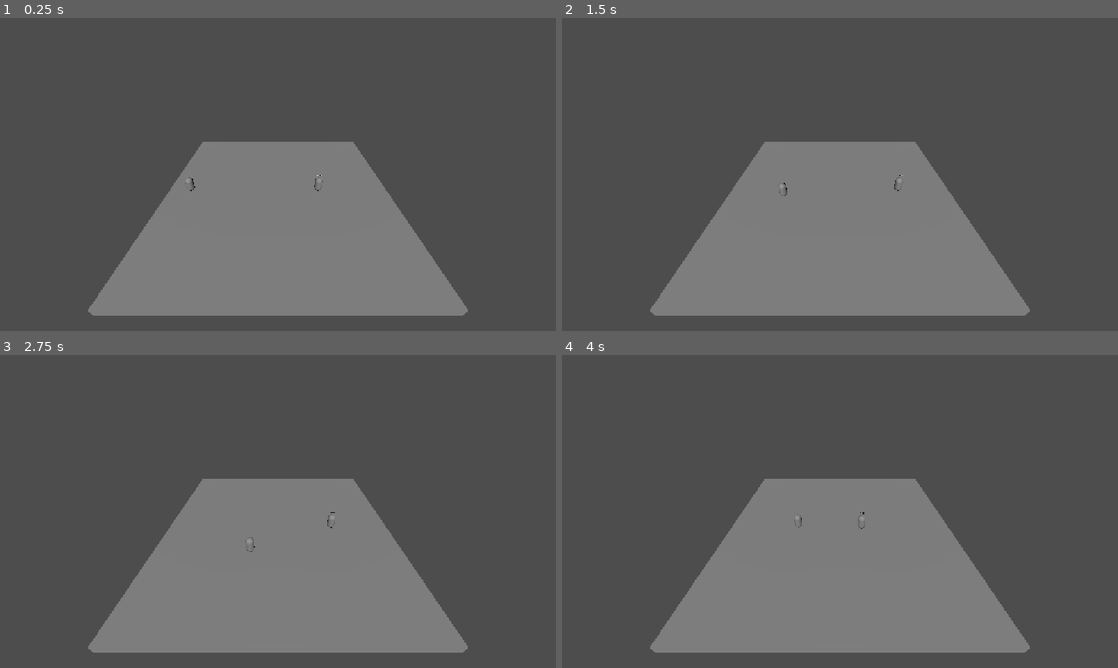
Above: before the commit, frames 1-4 (two rows, left to right).
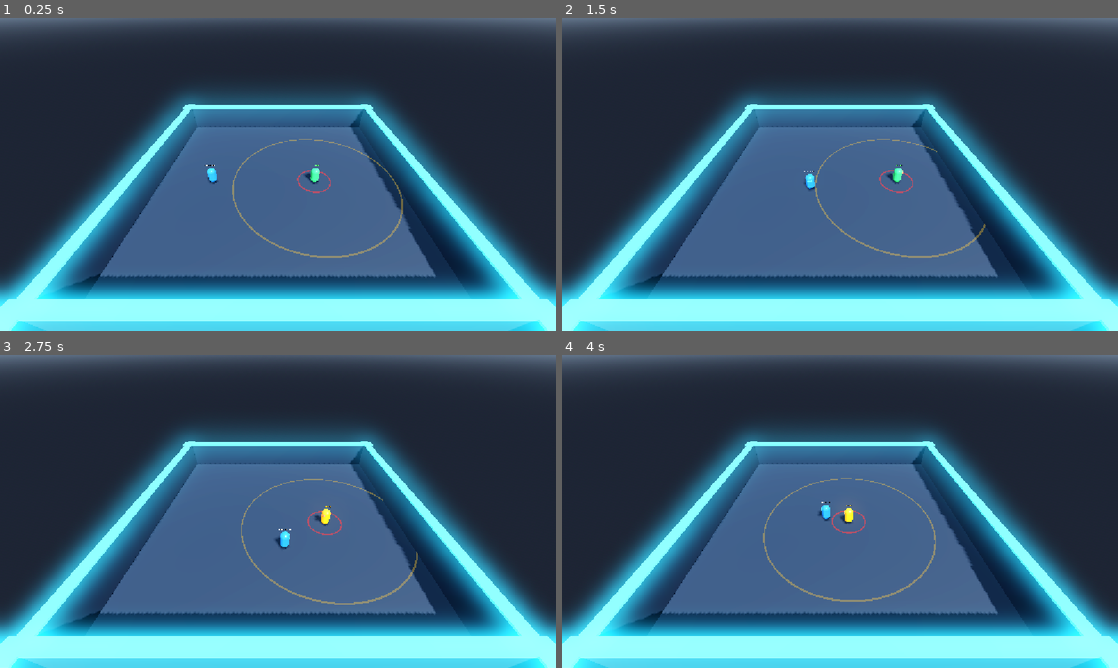
Above: after the commit, the same moments.

Repository: OnkarRJ7/EnemyAI_StateMachine
Game: Godot game, scene res://Scenes/main.tscn
Same seed, same stepped clock (60 frames per second), same inputs: the game is played once before the commit and once after it. Before the commit the project has no main scene; this scene is started directly in both runs.
Inputs:
- Up to frame 1 (0.25 s): no input
- Up to frame 2 (1.5 s): hold Right (ui_right) 0.53-1.28 s; hold Down (ui_down) from 1.28 s (still down)
- Up to frame 3 (2.75 s): release Down (ui_down) at 2.03 s; hold Right (ui_right) from 2.03 s (still down)
- Up to frame 4 (4 s): release Right (ui_right) at 2.78 s; hold Up (ui_up) 2.78-3.53 s; hold Left (ui_left) from 3.53 s (still down)

The runs differ from the first frame. In frame 1, 98% of the frame differs, in the area x 0-100%, y 0-100%; in frame 2, 98%; in frame 3, 98%; in frame 4, 97%.

Commit message:
Enhance 3D visuals, boundary walls, health system, and AI range indicators

Diff:
--- a/Scenes/enemy.gd
+++ b/Scenes/enemy.gd
@@ -15,11 +15,10 @@
 @export var detection_range: float = 10.0
 @export var attack_range: float = 2.0
 @export var attack_cooldown: float = 1.0
-# Extra distance the player must travel past a range before the enemy
-# gives up on it. Prevents rapid flip-flopping right at the boundary.
 @export var hysteresis: float = 1.0
 
 @onready var state_label: Label3D = $Label3D
+@onready var mesh_instance: MeshInstance3D = $MeshInstance3D
 
 var state: State = State.PATROL
 var player: Node3D = null
@@ -28,7 +27,12 @@
 var patrol_points: Array[Vector3] = []
 var patrol_index: int = 0
 
-var attack_timer: float = 0.0  # seconds until the next attack is allowed
+var attack_timer: float = 0.0
+var enemy_material: StandardMaterial3D = null
+
+# Visual range rings
+var detection_ring: MeshInstance3D = null
+var attack_ring: MeshInstance3D = null
 
 
 func _ready() -> void:
@@ -38,13 +42,15 @@
 	if attack_range >= detection_range:
 		push_warning("Enemy: attack_range should be smaller than detection_range.")
 
-	# Patrol route is defined relative to where the enemy is placed in the scene.
 	home_position = global_position
 	patrol_points = [
 		home_position + Vector3(patrol_distance, 0.0, 0.0),
 		home_position - Vector3(patrol_distance, 0.0, 0.0),
 	]
-	_update_label()
+
+	_setup_materials()
+	_create_range_rings()
+	_apply_state_visuals()
 
 
 func _physics_process(delta: float) -> void:
@@ -62,29 +68,24 @@
 	move_and_slide()
 
 
-# The only place where the state is changed.
 func change_state(new_state: State) -> void:
 	if new_state == state:
 		return
 	print("Enemy: %s -> %s" % [State.keys()[state], State.keys()[new_state]])
 	state = new_state
-	# Clear horizontal motion so no state inherits the previous state's velocity.
 	velocity.x = 0.0
 	velocity.z = 0.0
-	_update_label()
+	_apply_state_visuals()
 
 
 # ---------- States ----------
 
-func patrol_state(_delta: float) -> void:
-	# Transition: player came into detection range -> CHASE.
+func patrol_state(delta: float) -> void:
 	if _distance_to_player() <= detection_range:
 		change_state(State.CHASE)
 		return
 
 	var target: Vector3 = patrol_points[patrol_index]
-
-	# Compare on the ground plane only, so gravity and height never matter.
 	var to_target: Vector3 = target - global_position
 	to_target.y = 0.0
 
@@ -96,73 +97,187 @@
 
 	_move_along(to_target, patrol_speed)
 
-
-func chase_state(_delta: float) -> void:
-	# Player missing (null or freed): nothing to chase.
+	# Face movement direction smoothly
+	if velocity.length_squared() > 0.05:
+		var target_rot_y: float = atan2(-velocity.x, -velocity.z)
+		rotation.y = lerp_angle(rotation.y, target_rot_y, 10.0 * delta)
+
+
+func chase_state(delta: float) -> void:
 	if not is_instance_valid(player):
 		change_state(State.PATROL)
 		return
 
 	var distance: float = _distance_to_player()
 
-	# Transition: player escaped -> PATROL (with hysteresis margin).
 	if distance > detection_range + hysteresis:
 		change_state(State.PATROL)
 		return
 
-	# Transition: player is close enough -> ATTACK.
 	if distance <= attack_range:
 		change_state(State.ATTACK)
 		return
 
-	_move_along(_flat_vector_to_player(), chase_speed)
-
-
-func attack_state(_delta: float) -> void:
+	var to_player: Vector3 = _flat_vector_to_player()
+	_move_along(to_player, chase_speed)
+
+	# Smoothly face the player while chasing
+	if to_player.length_squared() > 0.05:
+		var target_rot_y: float = atan2(-to_player.x, -to_player.z)
+		rotation.y = lerp_angle(rotation.y, target_rot_y, 14.0 * delta)
+
+
+func attack_state(delta: float) -> void:
 	if not is_instance_valid(player):
 		change_state(State.PATROL)
 		return
 
-	# Stand still while attacking.
 	velocity.x = 0.0
 	velocity.z = 0.0
 
+	var to_player: Vector3 = _flat_vector_to_player()
+	if to_player.length_squared() > 0.05:
+		var target_rot_y: float = atan2(-to_player.x, -to_player.z)
+		rotation.y = lerp_angle(rotation.y, target_rot_y, 15.0 * delta)
+
 	var distance: float = _distance_to_player()
 
-	# Transition: player stepped out of attack range -> CHASE.
 	if distance > attack_range + hysteresis:
 		change_state(State.CHASE)
 		return
 
-	# Attack only when the cooldown has run out.
 	if attack_timer <= 0.0:
 		_perform_attack(distance)
 		attack_timer = attack_cooldown
 
 
-# ---------- Helpers ----------
+# ---------- Helpers & Visuals ----------
 
 func _perform_attack(distance: float) -> void:
-	# Placeholder for real damage, e.g. player.take_damage(...).
 	print("Enemy: ATTACK! (distance = %.2f)" % distance)
 
-
-# Vector from the enemy to the player with Y removed (ground plane only).
+	# 1. Squash & stretch attack lunge
+	if mesh_instance:
+		var lunge_tween: Tween = create_tween()
+		lunge_tween.tween_property(mesh_instance, "scale", Vector3(1.3, 0.7, 1.3), 0.08)
+		lunge_tween.tween_property(mesh_instance, "scale", Vector3(0.85, 1.25, 0.85), 0.12)
+		lunge_tween.tween_property(mesh_instance, "scale", Vector3.ONE, 0.1)
+
+	# 2. Expanding shockwave ring effect
+	_spawn_attack_pulse()
+
+	# 3. Deal damage to player
+	if is_instance_valid(player) and player.has_method("take_damage"):
+		player.take_damage(15)
+
+
+func _spawn_attack_pulse() -> void:
+	var pulse: MeshInstance3D = MeshInstance3D.new()
+	var torus: TorusMesh = TorusMesh.new()
+	torus.inner_radius = 0.2
+	torus.outer_radius = 0.4
+	pulse.mesh = torus
+	pulse.position = Vector3(0.0, -0.9, 0.0)
+
+	var mat: StandardMaterial3D = StandardMaterial3D.new()
+	mat.shading_mode = BaseMaterial3D.SHADING_MODE_UNSHADED
+	mat.transparency = BaseMaterial3D.TRANSPARENCY_ALPHA
+	mat.albedo_color = Color(1.0, 0.15, 0.15, 0.8)
+	pulse.material_override = mat
+
+	add_child(pulse)
+
+	var tween: Tween = create_tween()
+	tween.set_parallel(true)
+	tween.tween_property(pulse, "scale", Vector3(attack_range * 2.5, 1.0, attack_range * 2.5), 0.28)
+	tween.tween_property(mat, "albedo_color:a", 0.0, 0.28)
+	tween.chain().tween_callback(pulse.queue_free)
+
+
+func _setup_materials() -> void:
+	if mesh_instance:
+		var existing_mat: Material = mesh_instance.get_active_material(0)
+		if existing_mat is StandardMaterial3D:
+			enemy_material = existing_mat.duplicate() as StandardMaterial3D
+		else:
+			enemy_material = StandardMaterial3D.new()
+		mesh_instance.set_surface_override_material(0, enemy_material)
+
+
+func _create_range_rings() -> void:
+	# Detection range ring (outer amber circle on floor)
+	detection_ring = MeshInstance3D.new()
+	var det_mesh: TorusMesh = TorusMesh.new()
+	det_mesh.inner_radius = detection_range - 0.08
+	det_mesh.outer_radius = detection_range + 0.08
+	detection_ring.mesh = det_mesh
+	detection_ring.position = Vector3(0.0, -0.98, 0.0)
+
+	var det_mat: StandardMaterial3D = StandardMaterial3D.new()
+	det_mat.shading_mode = BaseMaterial3D.SHADING_MODE_UNSHADED
+	det_mat.transparency = BaseMaterial3D.TRANSPARENCY_ALPHA
+	det_mat.albedo_color = Color(1.0, 0.75, 0.15, 0.28)
+	detection_ring.material_override = det_mat
+	add_child(detection_ring)
+
+	# Attack range ring (inner red circle on floor)
+	attack_ring = MeshInstance3D.new()
+	var atk_mesh: TorusMesh = TorusMesh.new()
+	atk_mesh.inner_radius = attack_range - 0.08
+	atk_mesh.outer_radius = attack_range + 0.08
+	attack_ring.mesh = atk_mesh
+	attack_ring.position = Vector3(0.0, -0.96, 0.0)
+
+	var atk_mat: StandardMaterial3D = StandardMaterial3D.new()
+	atk_mat.shading_mode = BaseMaterial3D.SHADING_MODE_UNSHADED
+	atk_mat.transparency = BaseMaterial3D.TRANSPARENCY_ALPHA
+	atk_mat.albedo_color = Color(1.0, 0.2, 0.2, 0.45)
+	attack_ring.material_override = atk_mat
+	add_child(attack_ring)
+
+
+func _apply_state_visuals() -> void:
+	if state_label == null:
+		return
+
+	state_label.text = "[ %s ]" % State.keys()[state]
+
+	match state:
+		State.PATROL:
+			state_label.modulate = Color(0.35, 1.0, 0.45)
+			if enemy_material:
+				enemy_material.albedo_color = Color(0.2, 0.75, 0.35)
+				enemy_material.emission_enabled = true
+				enemy_material.emission = Color(0.1, 0.45, 0.18)
+				enemy_material.emission_energy_multiplier = 0.8
+		State.CHASE:
+			state_label.modulate = Color(1.0, 0.7, 0.15)
+			if enemy_material:
+				enemy_material.albedo_color = Color(1.0, 0.55, 0.08)
+				enemy_material.emission_enabled = true
+				enemy_material.emission = Color(0.9, 0.4, 0.02)
+				enemy_material.emission_energy_multiplier = 1.2
+		State.ATTACK:
+			state_label.modulate = Color(1.0, 0.25, 0.25)
+			if enemy_material:
+				enemy_material.albedo_color = Color(0.95, 0.15, 0.15)
+				enemy_material.emission_enabled = true
+				enemy_material.emission = Color(0.85, 0.08, 0.08)
+				enemy_material.emission_energy_multiplier = 1.8
+
+
 func _flat_vector_to_player() -> Vector3:
 	var to_player: Vector3 = player.global_position - global_position
 	to_player.y = 0.0
 	return to_player
 
 
-# Horizontal distance to the player. INF if there is no valid player,
-# so every "is the player in range?" check simply fails.
 func _distance_to_player() -> float:
 	if not is_instance_valid(player):
 		return INF
 	return _flat_vector_to_player().length()
 
 
-# Sets horizontal velocity toward a direction. Y is left to gravity.
 func _move_along(to_target: Vector3, speed: float) -> void:
 	var direction: Vector3 = to_target.normalized()
 	velocity.x = direction.x * speed
@@ -174,7 +289,3 @@
 		velocity.y = 0.0
 	else:
 		velocity.y -= gravity * delta
-
-
-func _update_label() -> void:
-	state_label.text = State.keys()[state]
--- a/Scenes/enemy.tscn
+++ b/Scenes/enemy.tscn
@@ -1,13 +1,47 @@
 [gd_scene format=3 uid="uid://brvt8ny8vakpx"]
+
+[ext_resource type="Script" uid="uid://cvl16jxs7kbfl" path="res://Scenes/enemy.gd" id="1_4mvgq"]
 
 [sub_resource type="CapsuleShape3D" id="CapsuleShape3D_p5viw"]
 
+[sub_resource type="StandardMaterial3D" id="StandardMaterial3D_enemy"]
+resource_local_to_scene = true
+albedo_color = Color(0.2, 0.75, 0.35, 1)
+roughness = 0.35
+emission_enabled = true
+emission = Color(0.1, 0.45, 0.18, 1)
+emission_energy_multiplier = 0.8
+
 [sub_resource type="CapsuleMesh" id="CapsuleMesh_uj04i"]
+material = SubResource("StandardMaterial3D_enemy")
+
+[sub_resource type="StandardMaterial3D" id="StandardMaterial3D_visor"]
+resource_local_to_scene = true
+albedo_color = Color(1, 0.3, 0.2, 1)
+emission_enabled = true
+emission = Color(1, 0.2, 0.1, 1)
+emission_energy_multiplier = 2.0
+
+[sub_resource type="BoxMesh" id="BoxMesh_visor"]
+material = SubResource("StandardMaterial3D_visor")
+size = Vector3(0.5, 0.2, 0.25)
 
 [node name="Enemy" type="CharacterBody3D" unique_id=1630863885]
+script = ExtResource("1_4mvgq")
 
 [node name="CollisionShape3D" type="CollisionShape3D" parent="." unique_id=1917770744]
 shape = SubResource("CapsuleShape3D_p5viw")
 
 [node name="MeshInstance3D" type="MeshInstance3D" parent="." unique_id=2067007679]
 mesh = SubResource("CapsuleMesh_uj04i")
+
+[node name="Visor" type="MeshInstance3D" parent="." unique_id=2067007680]
+transform = Transform3D(1, 0, 0, 0, 1, 0, 0, 0, 1, 0, 0.45, -0.42)
+mesh = SubResource("BoxMesh_visor")
+
+[node name="Label3D" type="Label3D" parent="." unique_id=1886867909]
+transform = Transform3D(1, 0, 0, 0, 1, 0, 0, 0, 1, 0, 1.5, 0)
+billboard = 1
+text = "[ PATROL ]"
+font_size = 32
+outline_size = 8
--- a/Scenes/main.tscn
+++ b/Scenes/main.tscn
@@ -2,40 +2,150 @@
 
 [ext_resource type="PackedScene" uid="uid://38m81y6nbyyr" path="res://Scenes/player.tscn" id="1_jjgbg"]
 [ext_resource type="PackedScene" uid="uid://brvt8ny8vakpx" path="res://Scenes/enemy.tscn" id="2_bo1nx"]
-[ext_resource type="Script" uid="uid://cvl16jxs7kbfl" path="res://Scenes/enemy.gd" id="3_8gbba"]
 
-[sub_resource type="BoxMesh" id="BoxMesh_uj04i"]
+[sub_resource type="ProceduralSkyMaterial" id="ProceduralSkyMaterial_sky"]
+sky_top_color = Color(0.3, 0.5, 0.8, 1)
+sky_horizon_color = Color(0.6, 0.7, 0.8, 1)
+ground_bottom_color = Color(0.12, 0.14, 0.18, 1)
+ground_horizon_color = Color(0.6, 0.7, 0.8, 1)
+
+[sub_resource type="Sky" id="Sky_env"]
+sky_material = SubResource("ProceduralSkyMaterial_sky")
+
+[sub_resource type="Environment" id="Environment_main"]
+background_mode = 2
+sky = SubResource("Sky_env")
+ambient_light_source = 3
+ambient_light_color = Color(0.75, 0.8, 0.9, 1)
+ambient_light_energy = 0.6
+tonemap_mode = 2
+glow_enabled = true
+glow_intensity = 0.5
+
+[sub_resource type="StandardMaterial3D" id="StandardMaterial3D_ground"]
+albedo_color = Color(0.14, 0.16, 0.2, 1)
+roughness = 0.6
+metallic = 0.05
+
+[sub_resource type="BoxMesh" id="BoxMesh_ground"]
+material = SubResource("StandardMaterial3D_ground")
 size = Vector3(30, 1, 30)
 
-[sub_resource type="BoxShape3D" id="BoxShape3D_uj04i"]
+[sub_resource type="BoxShape3D" id="BoxShape3D_ground"]
 size = Vector3(30, 1, 30)
 
+[sub_resource type="StandardMaterial3D" id="StandardMaterial3D_wall_body"]
+albedo_color = Color(0.16, 0.2, 0.26, 1)
+roughness = 0.3
+metallic = 0.25
+
+[sub_resource type="StandardMaterial3D" id="StandardMaterial3D_neon_strip"]
+albedo_color = Color(0.1, 0.8, 1, 1)
+emission_enabled = true
+emission = Color(0.1, 0.8, 1, 1)
+emission_energy_multiplier = 2.5
+
+[sub_resource type="BoxMesh" id="BoxMesh_wall_ns"]
+material = SubResource("StandardMaterial3D_wall_body")
+size = Vector3(32, 3.5, 1)
+
+[sub_resource type="BoxShape3D" id="BoxShape3D_wall_ns"]
+size = Vector3(32, 3.5, 1)
+
+[sub_resource type="BoxMesh" id="BoxMesh_strip_ns"]
+material = SubResource("StandardMaterial3D_neon_strip")
+size = Vector3(32, 0.15, 1.05)
+
+[sub_resource type="BoxMesh" id="BoxMesh_wall_ew"]
+material = SubResource("StandardMaterial3D_wall_body")
+size = Vector3(1, 3.5, 32)
+
+[sub_resource type="BoxShape3D" id="BoxShape3D_wall_ew"]
+size = Vector3(1, 3.5, 32)
+
+[sub_resource type="BoxMesh" id="BoxMesh_strip_ew"]
+material = SubResource("StandardMaterial3D_neon_strip")
+size = Vector3(1.05, 0.15, 32)
+
 [node name="Main" type="Node3D" unique_id=32812498]
+
+[node name="WorldEnvironment" type="WorldEnvironment" parent="." unique_id=500100200]
+environment = SubResource("Environment_main")
+
+[node name="Sun" type="DirectionalLight3D" parent="." unique_id=199946605]
+transform = Transform3D(0.866025, -0.353553, 0.353553, 0, 0.707107, 0.707107, -0.5, -0.612372, 0.612372, 0, 12, 0)
+shadow_enabled = true
+light_energy = 1.15
+
+[node name="Main Camera" type="Camera3D" parent="." unique_id=1195659548]
+transform = Transform3D(1, 0, 0, 0, 0.766044, 0.642788, 0, -0.642788, 0.766044, 0, 17, 19)
+current = true
 
 [node name="Ground" type="StaticBody3D" parent="." unique_id=1722791352]
 transform = Transform3D(1, 0, 0, 0, 1, 0, 0, 0, 1, 0, -0.5, 0)
 
 [node name="MeshInstance3D" type="MeshInstance3D" parent="Ground" unique_id=470741445]
-transform = Transform3D(1, 0, 0, 0, 1, 0, 0, 0, 1, 0.005151391, 0.0016258955, -0.0012207031)
-mesh = SubResource("BoxMesh_uj04i")
+mesh = SubResource("BoxMesh_ground")
 
 [node name="CollisionShape3D" type="CollisionShape3D" parent="Ground" unique_id=1555946098]
-shape = SubResource("BoxShape3D_uj04i")
+shape = SubResource("BoxShape3D_ground")
 
-[node name="Sun" type="DirectionalLight3D" parent="." unique_id=199946605]
-transform = Transform3D(1, 0, 0, 0, 0.70710677, 0.70710677, 0, -0.70710677, 0.70710677, 0, 0, 0)
+[node name="Walls" type="Node3D" parent="." unique_id=600100300]
 
-[node name="Main Camera" type="Camera3D" parent="." unique_id=1195659548]
-transform = Transform3D(1, 0, 0, 0, 0.81915206, 0.57357645, 0, -0.57357645, 0.81915206, 0, 18, 22)
+[node name="NorthWall" type="StaticBody3D" parent="Walls" unique_id=600100301]
+transform = Transform3D(1, 0, 0, 0, 1, 0, 0, 0, 1, 0, 1.75, -15)
+
+[node name="MeshInstance3D" type="MeshInstance3D" parent="Walls/NorthWall"]
+mesh = SubResource("BoxMesh_wall_ns")
+
+[node name="NeonStrip" type="MeshInstance3D" parent="Walls/NorthWall"]
+transform = Transform3D(1, 0, 0, 0, 1, 0, 0, 0, 1, 0, 1.75, 0)
+mesh = SubResource("BoxMesh_strip_ns")
+
+[node name="CollisionShape3D" type="CollisionShape3D" parent="Walls/NorthWall"]
+shape = SubResource("BoxShape3D_wall_ns")
+
+[node name="SouthWall" type="StaticBody3D" parent="Walls" unique_id=600100302]
+transform = Transform3D(1, 0, 0, 0, 1, 0, 0, 0, 1, 0, 1.75, 15)
+
+[node name="MeshInstance3D" type="MeshInstance3D" parent="Walls/SouthWall"]
+mesh = SubResource("BoxMesh_wall_ns")
+
+[node name="NeonStrip" type="MeshInstance3D" parent="Walls/SouthWall"]
+transform = Transform3D(1, 0, 0, 0, 1, 0, 0, 0, 1, 0, 1.75, 0)
+mesh = SubResource("BoxMesh_strip_ns")
+
+[node name="CollisionShape3D" type="CollisionShape3D" parent="Walls/SouthWall"]
+shape = SubResource("BoxShape3D_wall_ns")
+
+[node name="EastWall" type="StaticBody3D" parent="Walls" unique_id=600100303]
+transform = Transform3D(1, 0, 0, 0, 1, 0, 0, 0, 1, 15, 1.75, 0)
+
+[node name="MeshInstance3D" type="MeshInstance3D" parent="Walls/EastWall"]
+mesh = SubResource("BoxMesh_wall_ew")
+
+[node name="NeonStrip" type="MeshInstance3D" parent="Walls/EastWall"]
+transform = Transform3D(1, 0, 0, 0, 1, 0, 0, 0, 1, 0, 1.75, 0)
+mesh = SubResource("BoxMesh_strip_ew")
+
+[node name="CollisionShape3D" type="CollisionShape3D" parent="Walls/EastWall"]
+shape = SubResource("BoxShape3D_wall_ew")
+
+[node name="WestWall" type="StaticBody3D" parent="Walls" unique_id=600100304]
+transform = Transform3D(1, 0, 0, 0, 1, 0, 0, 0, 1, -15, 1.75, 0)
+
+[node name="MeshInstance3D" type="MeshInstance3D" parent="Walls/WestWall"]
+mesh = SubResource("BoxMesh_wall_ew")
+
+[node name="NeonStrip" type="MeshInstance3D" parent="Walls/WestWall"]
+transform = Transform3D(1, 0, 0, 0, 1, 0, 0, 0, 1, 0, 1.75, 0)
+mesh = SubResource("BoxMesh_strip_ew")
+
+[node name="CollisionShape3D" type="CollisionShape3D" parent="Walls/WestWall"]
+shape = SubResource("BoxShape3D_wall_ew")
 
 [node name="Player" parent="." unique_id=731949490 instance=ExtResource("1_jjgbg")]
-transform = Transform3D(1, 0, 0, 0, 1, 0, 0, 0, 1, -12, 1, 0)
+transform = Transform3D(1, 0, 0, 0, 1, 0, 0, 0, 1, -8, 1, 0)
 
 [node name="Enemy" parent="." unique_id=1630863885 instance=ExtResource("2_bo1nx")]
-transform = Transform3D(1, 0, 0, 0, 1, 0, 0, 0, 1, 5, 1, 0)
-up_direction = Vector3(0.99227786, 0.12403473, 0)
-script = ExtResource("3_8gbba")
-
-[node name="Label3D" type="Label3D" parent="Enemy" unique_id=1886867909]
-transform = Transform3D(1, 0, 0, 0, 1, 0, 0, 0, 1, 0, 1.5, 0)
-billboard = 1
+transform = Transform3D(1, 0, 0, 0, 1, 0, 0, 0, 1, 4, 1, 0)
--- a/Scenes/player.gd
+++ b/Scenes/player.gd
@@ -2,28 +2,73 @@
 
 @export var speed: float = 6.0
 @export var gravity: float = 20.0
+@export var max_health: int = 100
+
+var current_health: int = 100
+
+@onready var mesh_instance: MeshInstance3D = $MeshInstance3D
+@onready var hp_label: Label3D = $Label3D
 
 
 func _ready() -> void:
-	# The enemy finds the player through this group, so it is set in code
-	# as well. That way it works even if the editor step was missed.
 	add_to_group("player")
+	current_health = max_health
+	_update_hp_display()
 
 
 func _physics_process(delta: float) -> void:
-	# Returns a Vector2 with each axis in [-1, 1], already normalized
-	# for diagonal movement.
+	# Support both Godot UI arrow keys and standard WASD
 	var input_dir: Vector2 = Input.get_vector("ui_left", "ui_right", "ui_up", "ui_down")
+	if input_dir == Vector2.ZERO:
+		var x: float = 0.0
+		var y: float = 0.0
+		if Input.is_physical_key_pressed(KEY_A): x -= 1.0
+		if Input.is_physical_key_pressed(KEY_D): x += 1.0
+		if Input.is_physical_key_pressed(KEY_W): y -= 1.0
+		if Input.is_physical_key_pressed(KEY_S): y += 1.0
+		input_dir = Vector2(x, y).normalized()
 
-	# Map 2D input onto the ground plane: input Y becomes world Z.
-	# "Up" is -Z, which points away from the camera, so it moves up the screen.
+	# Map 2D input onto the ground plane: input Y becomes world Z
 	velocity.x = input_dir.x * speed
 	velocity.z = input_dir.y * speed
 
-	# Gravity: accumulate downward speed in the air, reset it on the floor.
+	# Face movement direction smoothly
+	if input_dir.length_squared() > 0.01:
+		var target_rotation_y: float = atan2(-velocity.x, -velocity.z)
+		rotation.y = lerp_angle(rotation.y, target_rotation_y, 14.0 * delta)
+
+	# Gravity
 	if is_on_floor():
 		velocity.y = 0.0
 	else:
 		velocity.y -= gravity * delta
 
 	move_and_slide()
+
+
+func take_damage(amount: int) -> void:
+	current_health = maxi(0, current_health - amount)
+	_update_hp_display()
+
+	# Visual hit reaction: brief red flash and subtle scale bump
+	var mat: StandardMaterial3D = mesh_instance.get_active_material(0) as StandardMaterial3D
+	if mat:
+		var original_color: Color = Color(0.18, 0.55, 0.95, 1.0)
+		var flash_tween: Tween = create_tween()
+		flash_tween.tween_property(mat, "albedo_color", Color(1.0, 0.2, 0.2, 1.0), 0.06)
+		flash_tween.tween_property(mat, "albedo_color", original_color, 0.16)
+
+	var bump_tween: Tween = create_tween()
+	bump_tween.tween_property(mesh_instance, "scale", Vector3(1.15, 0.85, 1.15), 0.06)
+	bump_tween.tween_property(mesh_instance, "scale", Vector3.ONE, 0.14)
+
+
+func _update_hp_display() -> void:
+	if hp_label:
+		hp_label.text = "PLAYER (HP: %d)" % current_health
+		if current_health <= 25:
+			hp_label.modulate = Color(1.0, 0.2, 0.2)
+		elif current_health <= 60:
+			hp_label.modulate = Color(1.0, 0.85, 0.2)
+		else:
+			hp_label.modulate = Color(1.0, 1.0, 1.0)
--- a/Scenes/player.tscn
+++ b/Scenes/player.tscn
@@ -4,7 +4,24 @@
 
 [sub_resource type="CapsuleShape3D" id="CapsuleShape3D_uj04i"]
 
+[sub_resource type="StandardMaterial3D" id="StandardMaterial3D_player"]
+resource_local_to_scene = true
+albedo_color = Color(0.18, 0.55, 0.95, 1)
+roughness = 0.3
+metallic = 0.15
+
 [sub_resource type="CapsuleMesh" id="CapsuleMesh_uj04i"]
+material = SubResource("StandardMaterial3D_player")
+
+[sub_resource type="StandardMaterial3D" id="StandardMaterial3D_visor"]
+albedo_color = Color(0.1, 0.9, 1, 1)
+emission_enabled = true
+emission = Color(0.1, 0.9, 1, 1)
+emission_energy_multiplier = 2.0
+
+[sub_resource type="BoxMesh" id="BoxMesh_visor"]
+material = SubResource("StandardMaterial3D_visor")
+size = Vector3(0.5, 0.2, 0.25)
 
 [node name="Player" type="CharacterBody3D" unique_id=731949490]
 script = ExtResource("1_v0iea")
@@ -14,3 +31,14 @@
 
 [node name="MeshInstance3D" type="MeshInstance3D" parent="." unique_id=411442652]
 mesh = SubResource("CapsuleMesh_uj04i")
+
+[node name="Visor" type="MeshInstance3D" parent="." unique_id=987123456]
+transform = Transform3D(1, 0, 0, 0, 1, 0, 0, 0, 1, 0, 0.45, -0.42)
+mesh = SubResource("BoxMesh_visor")
+
+[node name="Label3D" type="Label3D" parent="." unique_id=987123457]
+transform = Transform3D(1, 0, 0, 0, 1, 0, 0, 0, 1, 0, 1.45, 0)
+billboard = 1
+text = "PLAYER (HP: 100)"
+font_size = 28
+outline_size = 6
--- a/project.godot
+++ b/project.godot
@@ -11,6 +11,7 @@
 [application]
 
 config/name="EnemyAI_StateMachine"
+run/main_scene="res://Scenes/main.tscn"
 config/features=PackedStringArray("4.7", "Forward Plus")
 config/icon="res://icon.svg"
 
